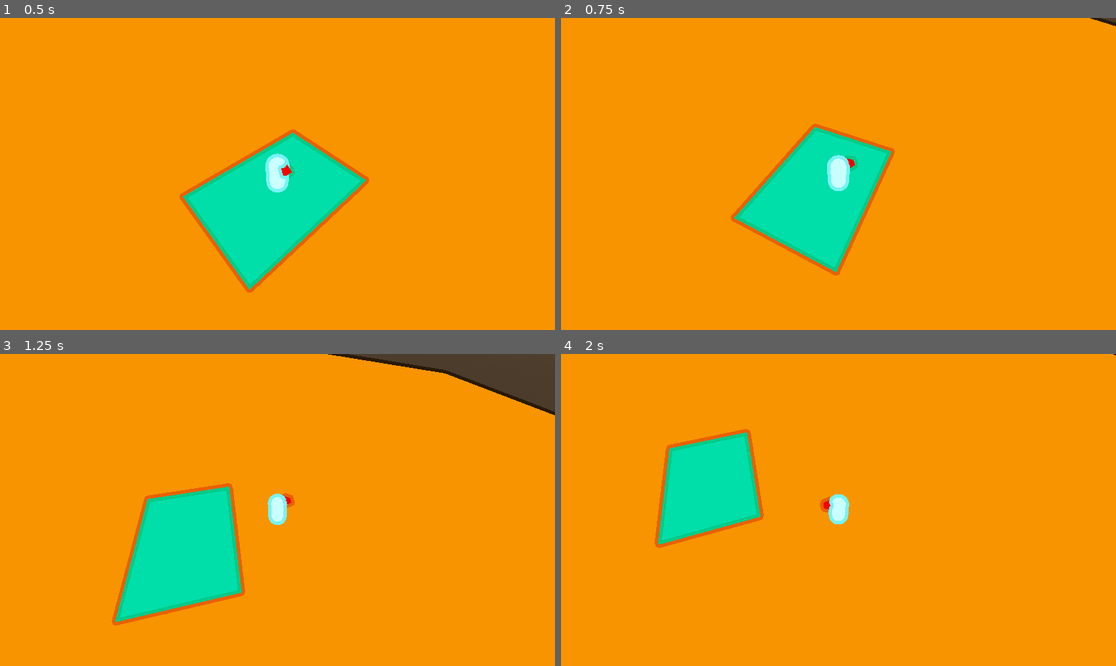
Above: before the commit, frames 1-4 (two rows, left to right).
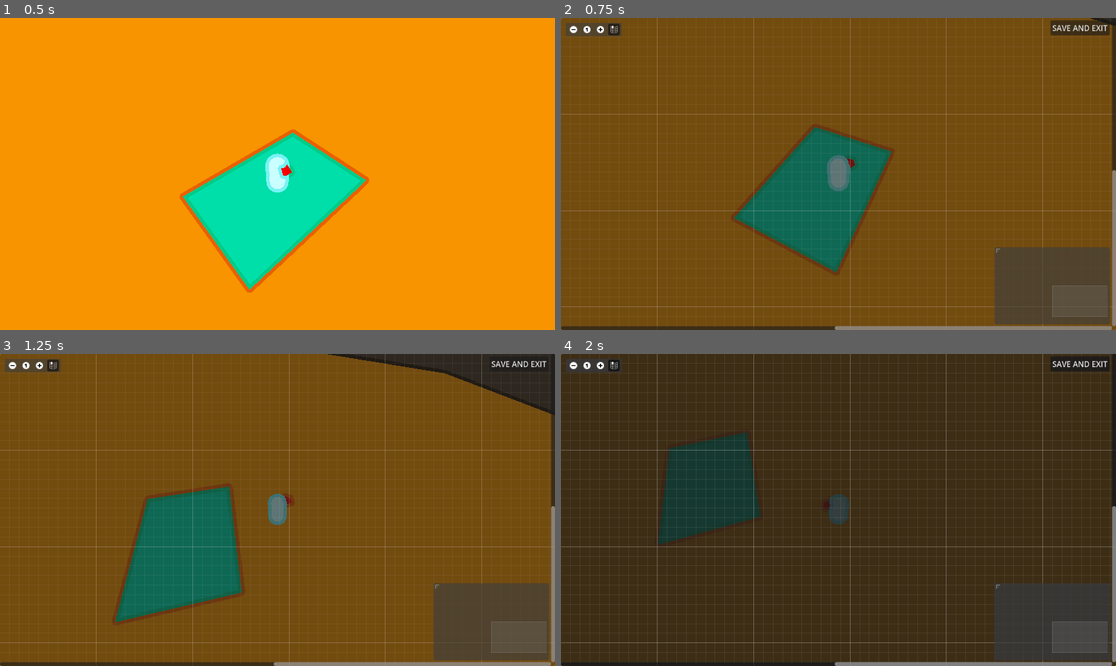
Above: after the commit, the same moments.

Repository: Kaplin86/Router-Rebellion
Game: Godot game, scene res://scenes/testing.tscn
Two runs of this game, one before a commit and one after it. Both use one fixed random seed, a clock stepped at 60 frames per second and the inputs below.
Inputs (mouse positions are in pixels of both pictures, inside the frame that each line leads up to):
- Up to frame 1 (0.5 s): no input
- Up to frame 2 (0.75 s): tap Enter at 0.5 s; move the mouse to (960, 158) at 0.52 s; hold D (east) from 0.53 s (still down); tap Q (delete) at 0.6 s
- Up to frame 3 (1.25 s): keep holding D (east)
- Up to frame 4 (2 s): move the mouse to (727, 525) at 1.27 s; release D (east) at 1.28 s; hold S (south) from 1.28 s (still down); tap Q (delete) at 1.35 s

Frame 1 is identical in both runs. In frame 2, 100% of the frame differs, in the area x 0-100%, y 0-100%; in frame 3, 99%; in frame 4, 100%.

Commit message:
WIP popup for factory

Diff:
--- a/scenes/testing.tscn
+++ b/scenes/testing.tscn
@@ -2,6 +2,7 @@
 
 [ext_resource type="PackedScene" uid="uid://udplv28tkqr7" path="res://scenes/player.tscn" id="1_ryjsw"]
 [ext_resource type="PackedScene" uid="uid://n8p1tds8xm7t" path="res://scenes/shaderCamera.tscn" id="2_pcu7d"]
+[ext_resource type="Script" uid="uid://byvc7b0buntrg" path="res://scripts/factory_menu_loader.gd" id="3_l6grw"]
 
 [sub_resource type="ProceduralSkyMaterial" id="ProceduralSkyMaterial_pcu7d"]
 sky_horizon_color = Color(0.66224277, 0.6717428, 0.6867428, 1)
@@ -55,3 +56,7 @@
 [node name="Camera3D" parent="." unique_id=1753978119 node_paths=PackedStringArray("targetObject") instance=ExtResource("2_pcu7d")]
 transform = Transform3D(-0.9989323, 0, 0.04619996, 0.029481877, 0.76992327, 0.6374551, -0.035570428, 0.63813657, -0.76910126, 0, 5.8841944, -7.106488)
 targetObject = NodePath("../CharacterBody3D")
+
+[node name="FactoryMenuLoader" type="CanvasLayer" parent="." unique_id=943258784]
+layer = 3
+script = ExtResource("3_l6grw")
--- a/scripts/factoryManager.gd
+++ b/scripts/factoryManager.gd
@@ -14,9 +14,10 @@
 
 var protectedTypes = ["inventory","output"]
 
+signal closed
 
 func _ready():
-	loadSave()
+	#loadSave()
 	fillPopup()
 
 func fillPopup():
@@ -44,7 +45,7 @@
 				for I in save.nodeConnections:
 					if save.nodeConnections[I].has(resource):
 						save.nodeConnections[I].erase(resource)
-	print(save.nodes)
+
 
 func loadSave():
 	for I in save.nodes:
@@ -139,3 +140,5 @@
 
 func _on_button_pressed() -> void:
 	ResourceSaver.save(save,"user://factorySave.tres")
+	References.currentFactorySave = save
+	closed.emit()
--- /dev/null
+++ b/scripts/factory_menu_loader.gd
@@ -0,0 +1,17 @@
+extends Node
+
+var open = false
+
+var BASEfactoryScene = preload("res://scenes/factory/baseFactoryRealm.tscn")
+
+func _process(delta: float) -> void:
+	if Input.is_action_just_pressed("delete"):
+		var newScene = BASEfactoryScene.instantiate()
+		newScene.save = References.currentFactorySave
+		add_child(newScene)
+		open = true
+		newScene.connect("closed",close)
+
+func close():
+	open = false
+	get_child(0).queue_free()
--- a/scripts/references.gd
+++ b/scripts/references.gd
@@ -1,4 +1,6 @@
 extends Node
+
+var currentFactorySave : FactorySave
 
 var factoryNodePaths = [
 	"res://data/factoryNodes/baseRefiner.tres",
@@ -6,6 +8,8 @@
 	"res://data/factoryNodes/imbalanceSplitter.tres",
 	"res://data/factoryNodes/strongRefiner.tres"
 ]
+
+
 
 var factoryTypeToResource : Dictionary[String,FactoryNode]= {}
 
Not shown, added: scripts/factory_menu_loader.gd.uid
